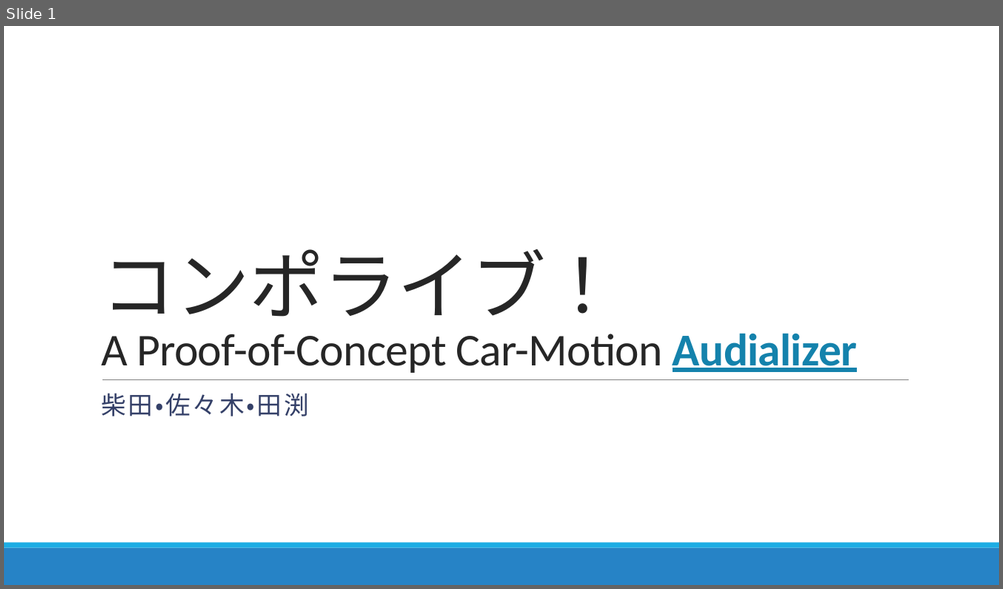
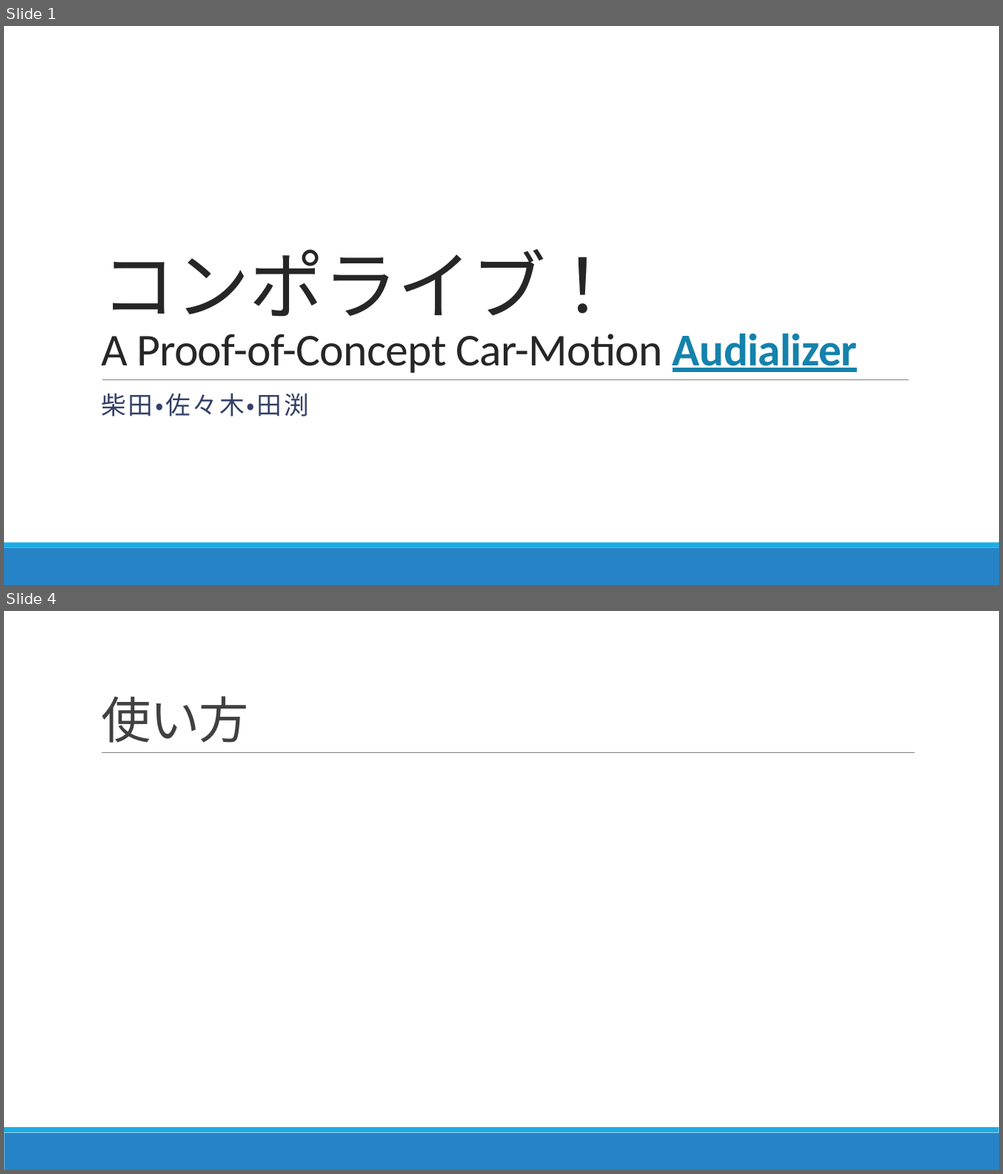
Before and after one commit to aquavit/comporive, a slide deck: コンポライブ.pptx. Shown one above the other, each under a label of ours: slide 1 before the commit, slides 1 and 4 after it; the slides between them are not shown. The pictures are 1003x589 and 1003x1174 pixels, drawn with LibreOffice and Linux fonts; fonts in the diff are those of the drawing. Boxes give left, top, right and bottom in pixels: in the first picture for what was removed or moved away, otherwise in the second. Text is boxed around its words. In the diff, an @@ line names an element or a change of style, - is before the commit and + after.

```diff
--- a/コンポライブ.pptx
+++ b/コンポライブ.pptx
@@ slide 4 added at [4, 611, 999, 1170], background #FFFFFF; not listed: 2 template elements that a slide beside it also shows @@
@@ title added at [101, 696, 249, 743], 48 pt, text #404040 @@
+使い方
@@ line added from (102, 753) to (915, 753), #808080 0.5 pt @@
```
Also in this commit, not shown: 1 slide changed, 3 other slides added, 1 slide removed.
